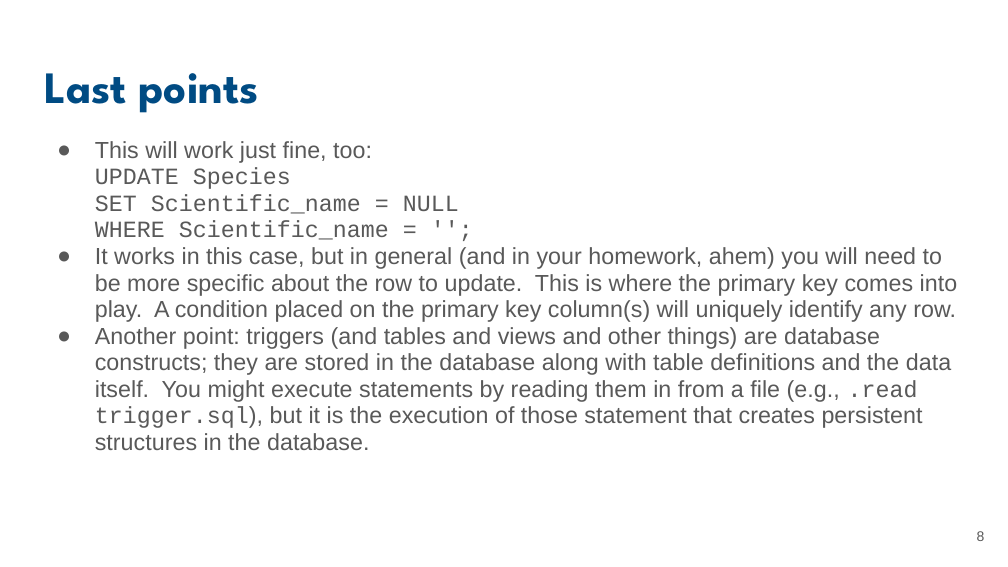
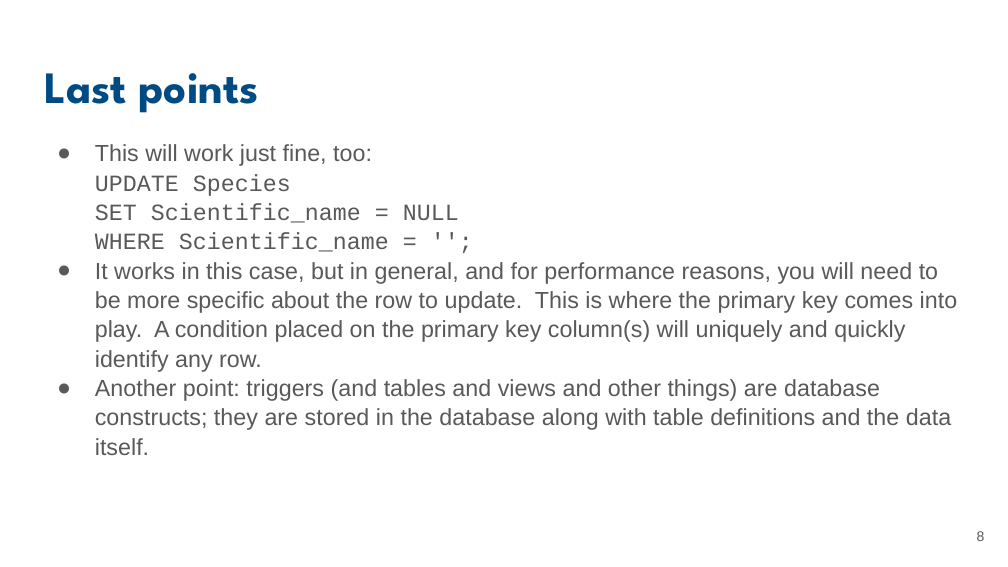
Before and after one commit to UCSB-Library-Research-Data-Services/bren-eds213, a slide deck: slide 8 of modules/week08/slides-08-triggers.pptx. Drawn at 1008x567 pixels with LibreOffice and Linux fonts; fonts in the diff are those of the drawing. Boxes give left, top, right and bottom in pixels: in the first picture for what was removed or moved away, otherwise in the second. Text is boxed around its words. In the diff, an @@ line names an element or a change of style, - is before the commit and + after.

Commit message:
Update trigger slides

```diff
--- a/modules/week08/slides-08-triggers.pptx
+++ b/modules/week08/slides-08-triggers.pptx
@@ text at [95, 144, 459, 252]: line spacing 0.95 to 1.05 @@
@@ text at [95, 262, 958, 455]: text changed @@
-● It works in this case, but in general (and in your homework, ahem) you will need to be more specific about the row to update. This is where the primary key comes into play. A condition placed on the primary key column(s) will uniquely identify any row.
-● Another point: triggers (and tables and views and other things) are database constructs; they are stored in the database along with table definitions and the data itself. You might execute statements by reading them in from a file (e.g., .read trigger.sql), but it is the execution of those statement that creates persistent structures in the database.
+● It works in this case, but in general, and for performance reasons, you will need to be more specific about the row to update. This is where the primary key comes into play. A condition placed on the primary key column(s) will uniquely and quickly identify any row.
+● Another point: triggers (and tables and views and other things) are database constructs; they are stored in the database along with table definitions and the data itself.
```
